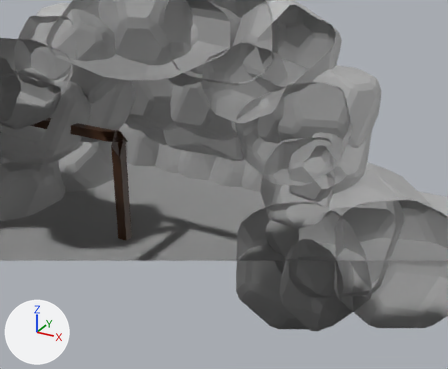
The FBX model Assets/Models/fbx/maps/physics-map.fbx, before and after one commit.
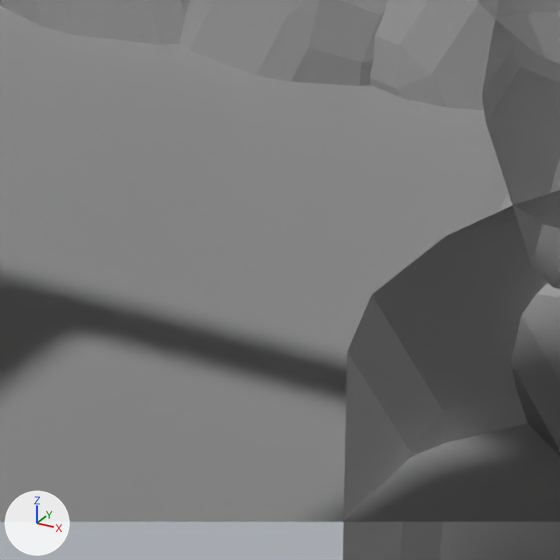
Each version is shown from a camera (50 mm lens) standing at (20.43, -14.95, 17.38) and looking at (4.7, 13.64, 3.08), then close up on the part from 40% to 61% of the width and 47% to 72% of the height. The axes (+X, +Y, +Z) are drawn at lower left. The lights are the same throughout. The last two pictures show the newer version. Everything nearer to the camera than a plane just in front of the edit is cut away. Where no turn or scale is listed for an object, it has been applied to the vertices.
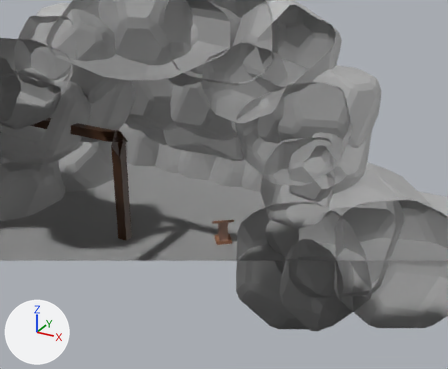
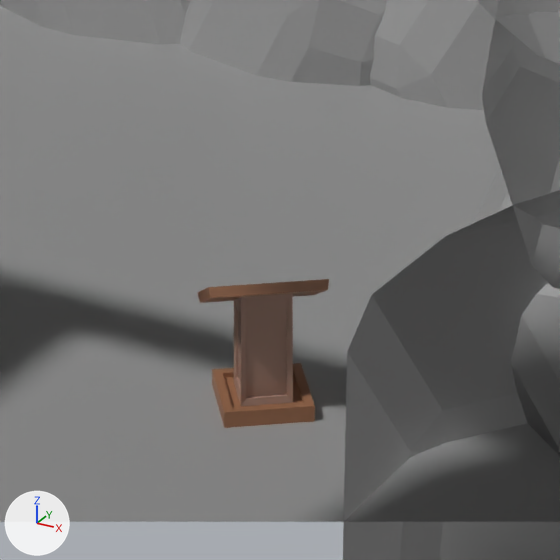
Where the newer file only moved an object's origin or applied its transform, the numbers keep the older frame.

Location of each change, [x1, y1, x2, y2] in pixels of the close-ups (560 x 560 px):
'Cube.005', added: after [198, 279, 329, 428]
    faces in mat_lectern_light (beige #bb9585): [234, 293, 293, 406]
    faces in mat_lectern_wood (brown #b17b59): [198, 279, 329, 428]

Patch to the scene script:
```diff
--- a/Assets/Models/fbx/maps/physics-map.fbx.py
+++ b/Assets/Models/fbx/maps/physics-map.fbx.py
@@ mat_lectern_wood @@
+mat_lectern_wood = principled_material('lectern-wood')
+mat_lectern_wood.base_color = (0.438, 0.198, 0.101)  # brown #b17b59
@@ mat_lectern_light @@
+mat_lectern_light = principled_material('lectern-light')
+mat_lectern_light.base_color = (0.496, 0.301, 0.233)  # beige #bb9585
@@ me_cube_002 @@
+me_cube_002.from_pydata(...)  # 72 vertices, 66 faces; spans x -0.73..0.71, y -0.68..0.7, z -1.23..0.28
+# faces by material slot: [28, 38]
+me_cube_002.materials.append(mat_lectern_wood)  # brown #b17b59
+me_cube_002.materials.append(mat_lectern_light)  # beige #bb9585
@@ ob_cube_005 @@
+ob_cube_005 = bpy.data.objects.new('Cube.005', me_cube_002)
+ob_cube_005.location = (5.15, 12.71, 1.22)
```
